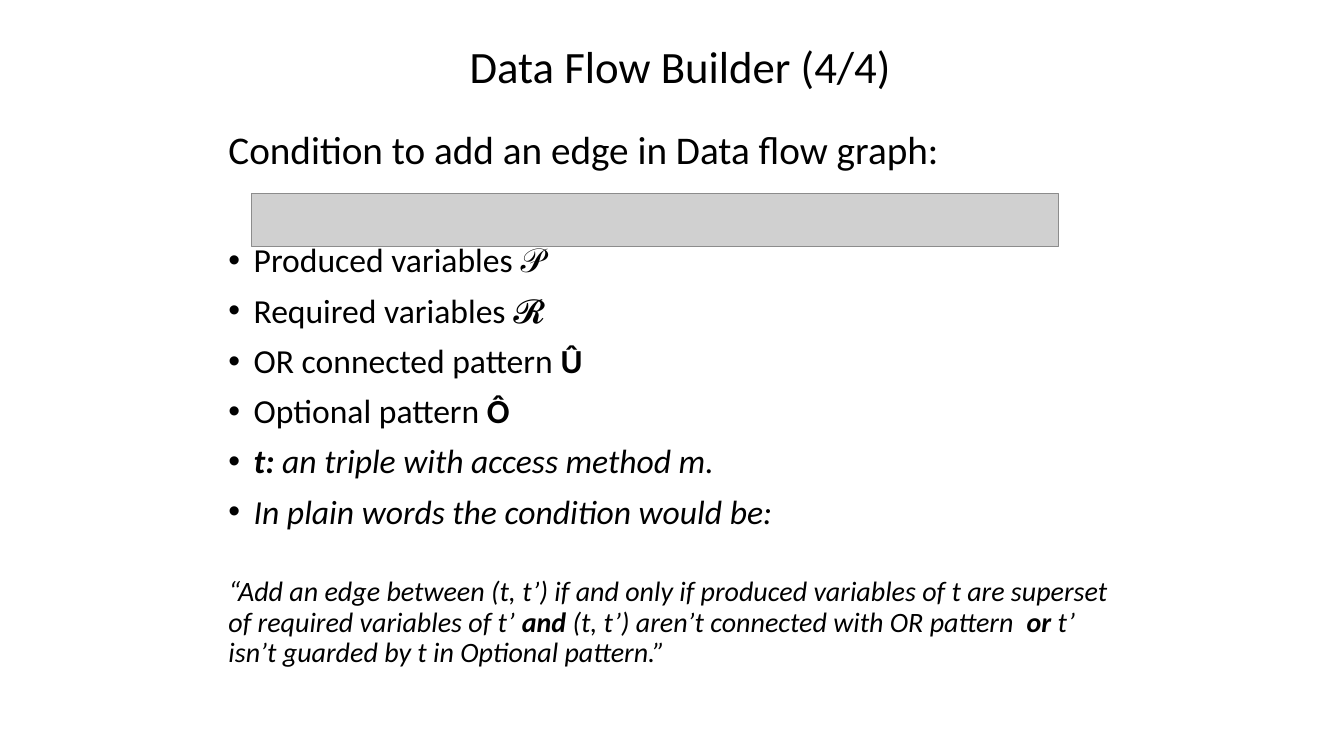
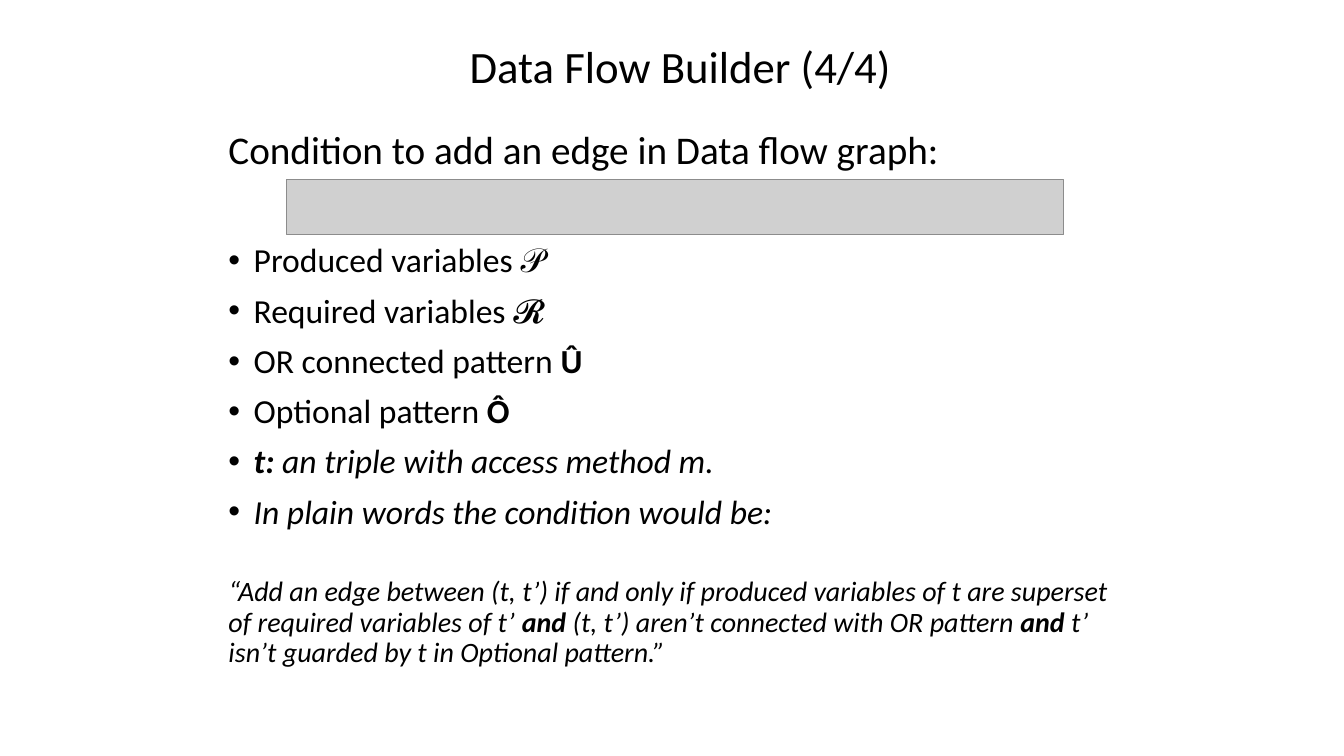
Before and after one commit to SImrul/LSDM-Project, a slide deck: slide 23 of lsdm presentation/lsdm presentation.pptx. Drawn at 1344x756 pixels with LibreOffice and Linux fonts; fonts in the diff are those of the drawing; grey boxes stand for pictures. Boxes give left, top, right and bottom in pixels: in the first picture for what was removed or moved away, otherwise in the second. Text is boxed around its words. In the diff, an @@ line names an element or a change of style, - is before the commit and + after.

Commit message:
Fix typo, replace equation

```diff
--- a/lsdm presentation/lsdm presentation.pptx
+++ b/lsdm presentation/lsdm presentation.pptx
@@ picture: place and size @@
-picture at [252,194,1059,247]
+picture at [287,180,1065,235]
@@ text at [228,580,1107,667]: text changed @@
-“Add an edge between (t, t’) if and only if produced variables of t are superset of required variables of t’ and (t, t’) aren’t connected with OR pattern or t’ isn’t guarded by t in Optional pattern.”
+“Add an edge between (t, t’) if and only if produced variables of t are superset of required variables of t’ and (t, t’) aren’t connected with OR pattern and t’ isn’t guarded by t in Optional pattern.”
```
